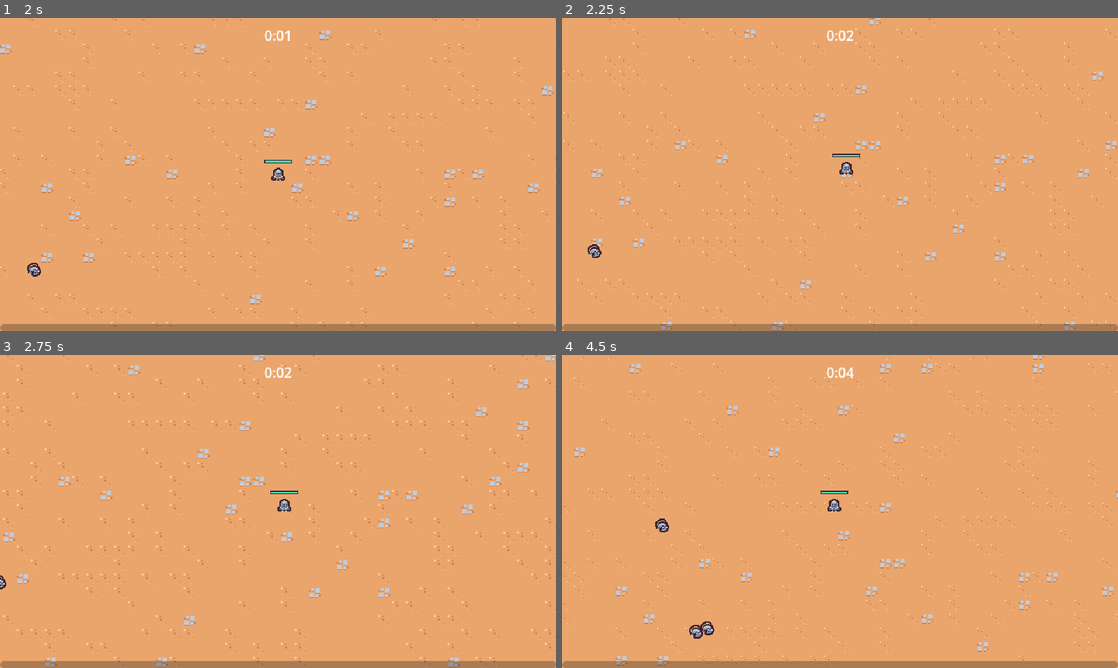
Above: before the commit, frames 1-4 (two rows, left to right).
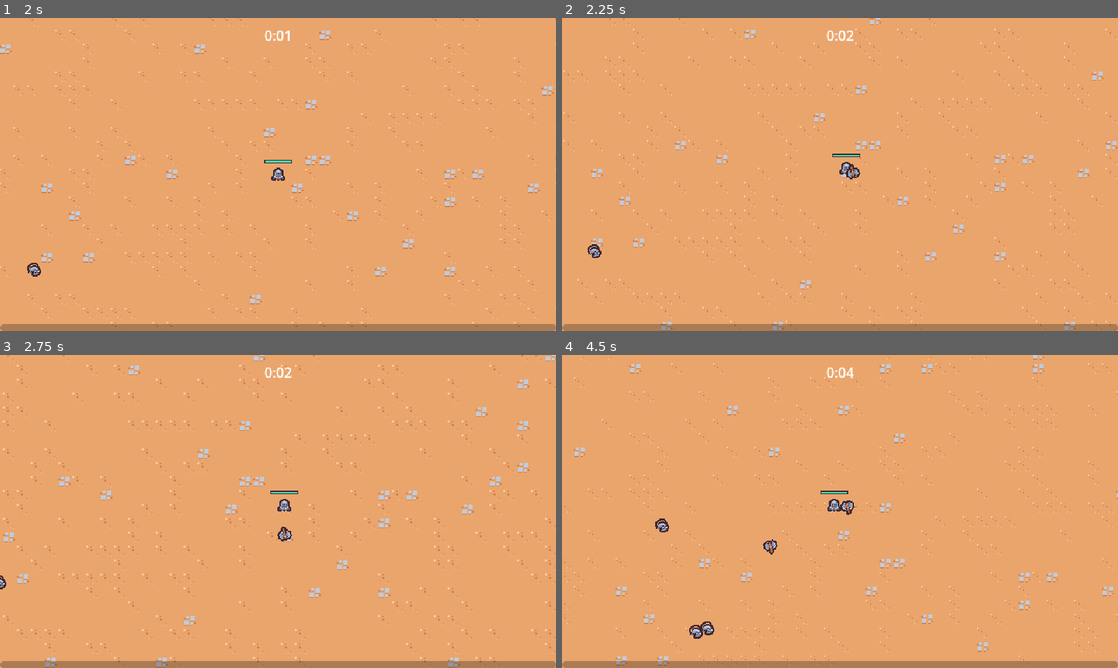
Above: after the commit, the same moments.

Repository: justknick/myFirst2DSurvivorsGame
Game: Godot game, scene res://scenes/main/main.tscn
The game is run twice, just before and just after one commit, with the same random seed, the same clock (stepped at 60 frames per second) and the same inputs.
Inputs (mouse positions are in pixels of both pictures, inside the frame that each line leads up to):
- Up to frame 1 (2 s): move the mouse to (400, 158) at 0.52 s; press the mouse at (400, 158) at 0.53 s; hold D (move_right) 0.53-1.28 s; move the mouse to (166, 190) at 1.27 s; release the mouse at (166, 190) at 1.28 s; hold S (move_down) from 1.28 s (still down); click (166, 190) at 1.35 s
- Up to frame 2 (2.25 s): move the mouse to (895, 105) at 2.02 s; release S (move_down) at 2.03 s; press the mouse at (895, 105) at 2.03 s; hold D (move_right) from 2.03 s (still down)
- Up to frame 3 (2.75 s): keep holding D (move_right)
- Up to frame 4 (4.5 s): move the mouse to (812, 574) at 2.77 s; release D (move_right) at 2.78 s; release the mouse at (812, 574) at 2.78 s; hold W (move_up) 2.78-3.53 s; click (812, 574) at 2.85 s; move the mouse to (1006, 558) at 3.52 s; press the mouse at (1006, 558) at 3.53 s; hold A (move_left) from 3.53 s (still down); move the mouse to (673, 464) at 4.27 s; release the mouse at (673, 464) at 4.28 s; click (673, 464) at 4.35 s

Frame 1 is identical in both runs. In frame 2, less than 0.1% of the frame differs, in the area x 51-54%, y 46-52%; in frame 3, less than 0.1%; in frame 4, 0.2%, in the area x 36-53%, y 46-64%.

Commit message:
Section 3.33 - Creating an Axe Ability // created axe_ability and axe_ability_controller scenes // updated player scene (instantiated AxeAbilityController under AbilityManager)

Diff:
--- /dev/null
+++ b/scenes/ability/axe_ability/axe_ability.gd
@@ -0,0 +1,41 @@
+extends Node2D
+
+const MAX_RADIUS = 100
+
+@onready var hitbox_component = $HitboxComponent
+
+var base_rotation = Vector2.RIGHT
+
+
+func _ready():
+	# make base rotation random
+	base_rotation = base_rotation.rotated(randf_range(0, TAU))
+
+	# create a tween - a way to programmatically defining animations
+	# a way to animate any property like an animation player, but w more flexibility
+	var tween = create_tween()
+	# tween will go from value 0.0 to 2.0 over 3 secm while tweening, call tween_method
+	tween.tween_method(tween_method, 0.0, 2.0, 3)
+	# free axe when tween is done
+	tween.tween_callback(queue_free)
+
+
+func tween_method(rotations: float):
+	# axe ability will rotate around player, but radius will expand
+
+	# parameter will get # of rotations that's happened
+	# get percentage value, use it to calulate our radius
+	var percent = rotations / 2
+	var current_radius = percent * MAX_RADIUS
+	# get direction by taking rotation * TAU, use that as
+	# ...rotation applied to RIGHT vector (0 degrees)
+	var current_direction = base_rotation.rotated(rotations * TAU)
+
+	# setting global position of axe
+	var player = get_tree().get_first_node_in_group("player")
+	if player == null:
+		# if player doesn't exist, stop moving axe
+		return
+
+	# axe will rotate around player
+	global_position = player.global_position + (current_direction * current_radius)
--- /dev/null
+++ b/scenes/ability/axe_ability/axe_ability.tscn
@@ -0,0 +1,62 @@
+[gd_scene load_steps=8 format=3 uid="uid://cr6qhewi5ltpv"]
+
+[ext_resource type="Texture2D" uid="uid://dfiqyxw4avapk" path="res://scenes/ability/axe_ability/axe.png" id="1_6jnkw"]
+[ext_resource type="Script" path="res://scenes/ability/axe_ability/axe_ability.gd" id="1_7d3lg"]
+[ext_resource type="PackedScene" uid="uid://b5lvgc7me0kxp" path="res://scenes/component/hitbox_component.tscn" id="3_05vr6"]
+
+[sub_resource type="Animation" id="Animation_poocf"]
+resource_name = "default"
+length = 0.5
+loop_mode = 1
+tracks/0/type = "value"
+tracks/0/imported = false
+tracks/0/enabled = true
+tracks/0/path = NodePath("Sprite2D:rotation")
+tracks/0/interp = 1
+tracks/0/loop_wrap = true
+tracks/0/keys = {
+"times": PackedFloat32Array(0, 0.5),
+"transitions": PackedFloat32Array(1, 1),
+"update": 0,
+"values": [0.0, 6.28319]
+}
+
+[sub_resource type="Animation" id="Animation_xis6a"]
+length = 0.001
+tracks/0/type = "value"
+tracks/0/imported = false
+tracks/0/enabled = true
+tracks/0/path = NodePath("Sprite2D:rotation")
+tracks/0/interp = 1
+tracks/0/loop_wrap = true
+tracks/0/keys = {
+"times": PackedFloat32Array(0),
+"transitions": PackedFloat32Array(1),
+"update": 0,
+"values": [0.0]
+}
+
+[sub_resource type="AnimationLibrary" id="AnimationLibrary_g1i8n"]
+_data = {
+"RESET": SubResource("Animation_xis6a"),
+"default": SubResource("Animation_poocf")
+}
+
+[sub_resource type="CircleShape2D" id="CircleShape2D_0t0qw"]
+
+[node name="AxeAbility" type="Node2D"]
+script = ExtResource("1_7d3lg")
+
+[node name="AnimationPlayer" type="AnimationPlayer" parent="."]
+autoplay = "default"
+libraries = {
+"": SubResource("AnimationLibrary_g1i8n")
+}
+
+[node name="Sprite2D" type="Sprite2D" parent="."]
+texture = ExtResource("1_6jnkw")
+
+[node name="HitboxComponent" parent="." instance=ExtResource("3_05vr6")]
+
+[node name="CollisionShape2D" type="CollisionShape2D" parent="HitboxComponent"]
+shape = SubResource("CircleShape2D_0t0qw")
--- /dev/null
+++ b/scenes/ability/axe_ability_controller/axe_ability_controller.gd
@@ -0,0 +1,32 @@
+extends Node
+
+@export var axe_ability_scene: PackedScene
+
+var damage = 10
+
+
+func _ready():
+	$Timer.timeout.connect(on_timer_timeout)
+
+
+
+func on_timer_timeout():
+	# get player location
+	var player = get_tree().get_first_node_in_group("player") as Node2D
+	if player == null:
+		return
+
+	# get foreground location
+	var foreground_layer = get_tree().get_first_node_in_group("foreground_layer") as Node2D
+	if foreground_layer == null:
+		return
+
+	# create axe instance
+	var axe_instance = axe_ability_scene.instantiate() as Node2D
+	# add axe instance to the foreground location
+	foreground_layer.add_child(axe_instance)
+	# place axe location at player location
+	axe_instance.global_position = player.global_position
+
+	# axe will do damage
+	axe_instance.hitbox_component.damage = damage
--- /dev/null
+++ b/scenes/ability/axe_ability_controller/axe_ability_controller.tscn
@@ -0,0 +1,12 @@
+[gd_scene load_steps=3 format=3 uid="uid://b8eaa4qy151fj"]
+
+[ext_resource type="Script" path="res://scenes/ability/axe_ability_controller/axe_ability_controller.gd" id="1_og3ym"]
+[ext_resource type="PackedScene" uid="uid://cr6qhewi5ltpv" path="res://scenes/ability/axe_ability/axe_ability.tscn" id="2_fkt4n"]
+
+[node name="AxeAbilityController" type="Node"]
+script = ExtResource("1_og3ym")
+axe_ability_scene = ExtResource("2_fkt4n")
+
+[node name="Timer" type="Timer" parent="."]
+wait_time = 2.0
+autostart = true
--- a/scenes/game_object/player/player.tscn
+++ b/scenes/game_object/player/player.tscn
@@ -1,9 +1,10 @@
-[gd_scene load_steps=10 format=3 uid="uid://bnyav4amnb3hf"]
+[gd_scene load_steps=11 format=3 uid="uid://bnyav4amnb3hf"]
 
 [ext_resource type="Script" path="res://scenes/game_object/player/player.gd" id="1_ie07k"]
 [ext_resource type="Texture2D" uid="uid://dl25bv5woat31" path="res://scenes/game_object/player/player.png" id="1_ugtq6"]
 [ext_resource type="PackedScene" uid="uid://csyvyf58alty1" path="res://scenes/ability/sword_ability_controller/sword_ability_controller.tscn" id="2_a5t6c"]
 [ext_resource type="PackedScene" uid="uid://gc25qcj5kcxu" path="res://scenes/component/health_component.tscn" id="2_m28nw"]
+[ext_resource type="PackedScene" uid="uid://b8eaa4qy151fj" path="res://scenes/ability/axe_ability_controller/axe_ability_controller.tscn" id="4_m6b4a"]
 
 [sub_resource type="StyleBoxFlat" id="StyleBoxFlat_qvri8"]
 bg_color = Color(0.247059, 0.14902, 0.192157, 1)
@@ -35,6 +36,8 @@
 [node name="AbilityManager" type="Node" parent="."]
 
 [node name="SwordAbilityController" parent="AbilityManager" instance=ExtResource("2_a5t6c")]
+
+[node name="AxeAbilityController" parent="AbilityManager" instance=ExtResource("4_m6b4a")]
 
 [node name="DamageIntervalTimer" type="Timer" parent="."]
 wait_time = 0.5
Binary file added: scenes/ability/axe_ability/axe.png
Not shown, added: scenes/ability/axe_ability/axe.png.import
